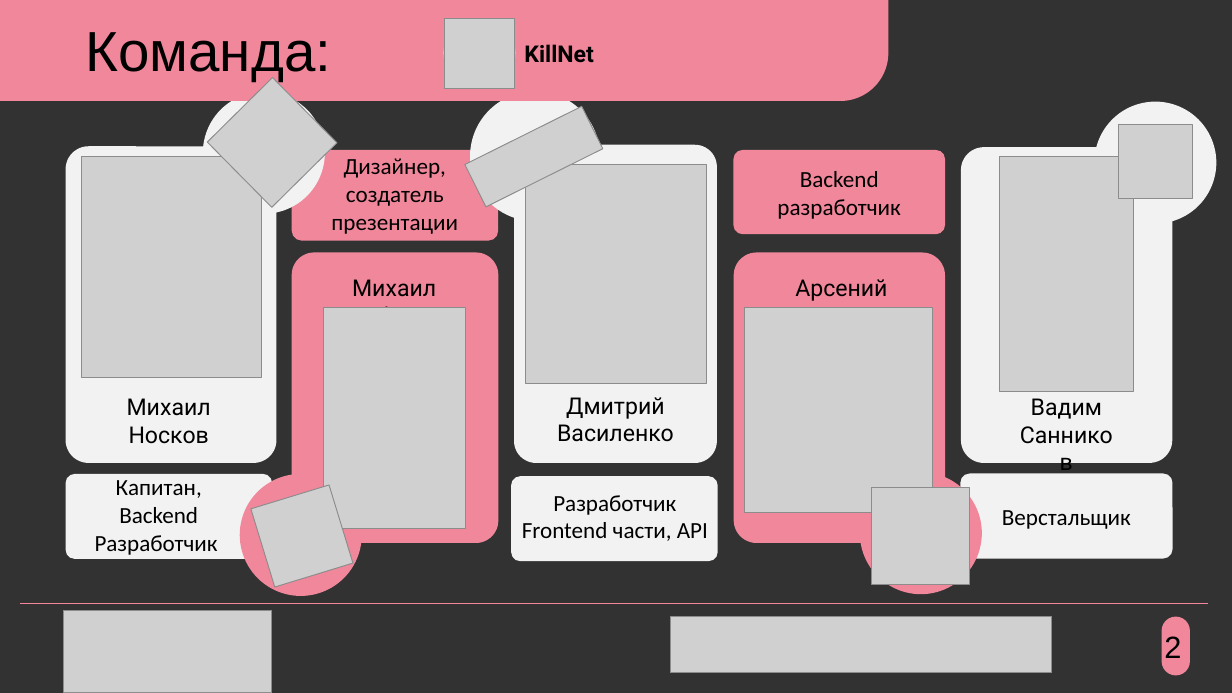
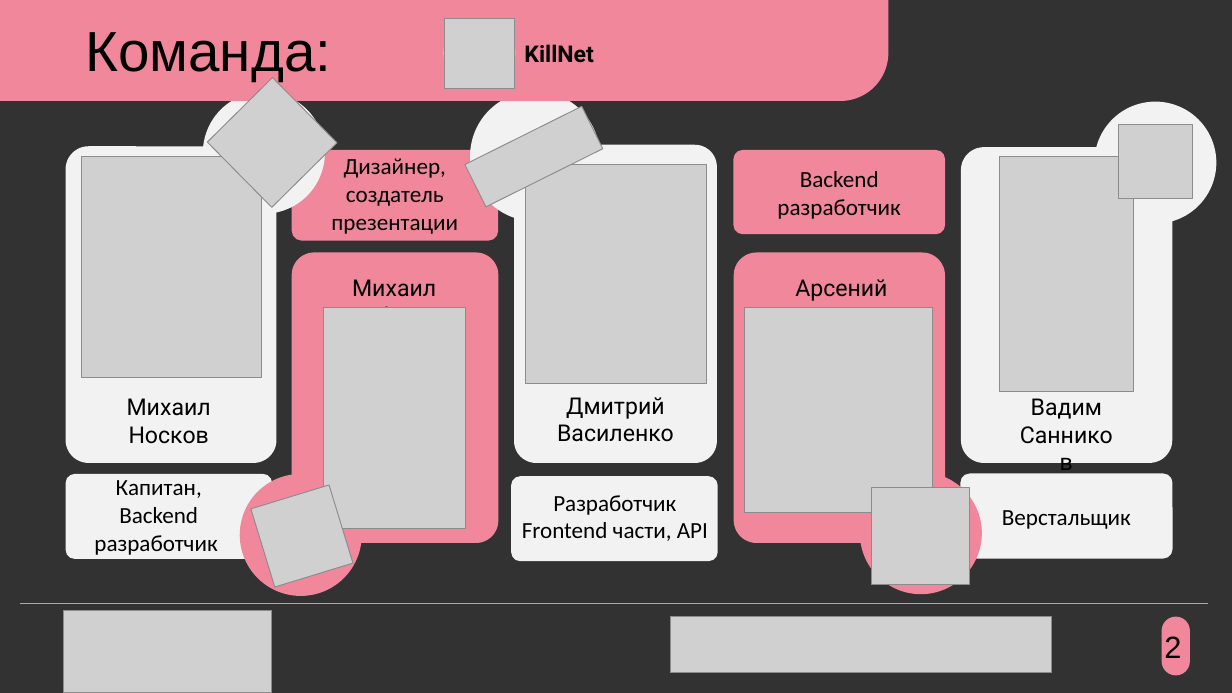
Before and after one commit to akiko23/killnet, a slide deck: slide 2 of hakaton.pptx. Drawn at 1232x693 pixels with LibreOffice and Linux fonts; fonts in the diff are those of the drawing; grey boxes stand for pictures. Boxes give left, top, right and bottom in pixels: in the first picture for what was removed or moved away, otherwise in the second. Text is boxed around its words. In the diff, an @@ line names an element or a change of style, - is before the commit and + after.

```diff
--- a/hakaton.pptx
+++ b/hakaton.pptx
@@ text at bbox=[94, 507, 217, 555]: text changed @@
-Backend Разработчик
+Backend разработчик
```
Also in this commit, not shown: 2 other slides changed, 2 slides added, 1 slide removed.
